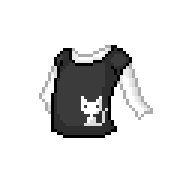
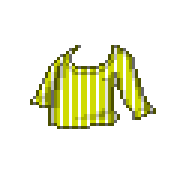
Layered file, before and after one edit (w=180, h=180). Changes by layer:
added layer "Layer 15" above "Layer 14" over (30, 45, 156, 129)
hid "Background" over (39, 45, 153, 138)
